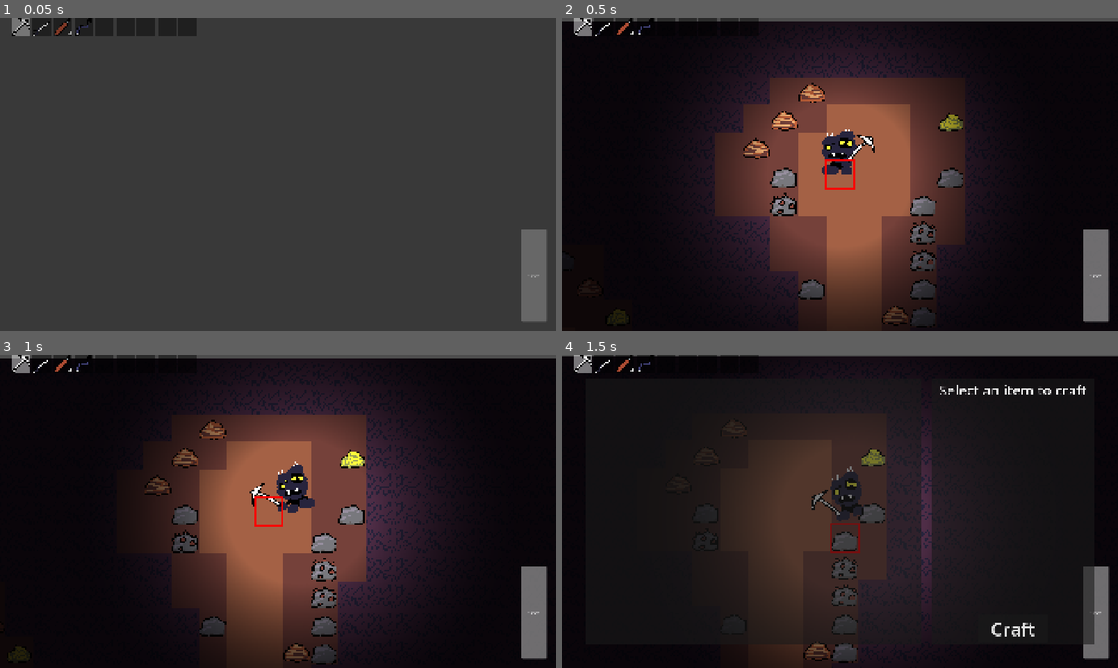
Above: before the commit, frames 1-4 (two rows, left to right).
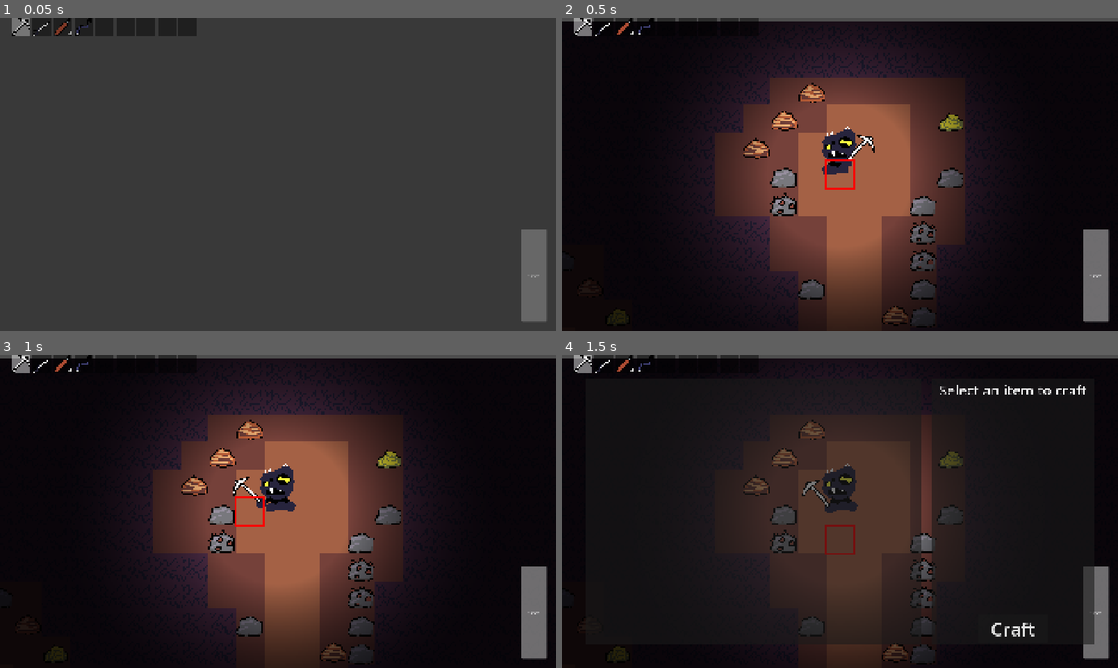
Above: after the commit, the same moments.

Repository: YuriPrickles/TumorMinerRework
Game: Godot game, scene res://Source/main.tscn
Two runs of this game, one before a commit and one after it. Both use one fixed random seed, a clock stepped at 60 frames per second and the inputs below.
Inputs (mouse positions are in pixels of both pictures, inside the frame that each line leads up to):
- Up to frame 1 (0.05 s): no input
- Up to frame 2 (0.5 s): no input
- Up to frame 3 (1 s): move the mouse to (27, 624) at 0.52 s; hold D (right) from 0.53 s (still down); right-click (27, 624) at 0.6 s; click (27, 624) at 0.67 s
- Up to frame 4 (1.5 s): move the mouse to (823, 649) at 1.27 s; release D (right) at 1.28 s; hold S (down) from 1.28 s (still down); tap E (crafting) at 1.35 s; click (823, 649) at 1.42 s

Frame 1 is identical in both runs. In frame 2, 0.1% of the frame differs, in the area x 46-56%, y 34-50%; in frame 3, 14%, in the area x 1-77%, y 12-99%; in frame 4, 7.4%.
Error after the commit: Invalid call. Nonexistent function 'get_children' in base 'Nil'. (res://Source/player.gd:124)

Commit message:
Basic Multi-Limb Visuals

Diff:
--- a/Source/Items/Parts/bat_leg.gd
+++ b/Source/Items/Parts/bat_leg.gd
@@ -5,6 +5,7 @@
 	super(stk)
 	heal_amount = 20
 	points = 2
+	part_type = "leg"
 
 func apply_effects(plr:Player):
 	plr.speed_mult += 1.05
--- a/Source/part.gd
+++ b/Source/part.gd
@@ -3,6 +3,8 @@
 
 var heal_amount:int
 var points:int
+
+var part_type:String
 
 func _init(stk:int = 1) -> void:
 	if get_item_class_name() != "Part":
--- a/Source/player.gd
+++ b/Source/player.gd
@@ -26,9 +26,13 @@
 #LIMBS
 @export_group("Limbs")
 
+@onready var limb_visual:PackedScene = preload("res://Source/Visuals/modular_limb.tscn")
+
 @export_subgroup("Arms")
 @export var ArmLeft:Node
+@export var AdditionalArmsLeft:Node
 @export var ArmRight:Node
+@export var AdditionalArmsRight:Node
 ## Default Arm Length While Aiming
 @export var arm_length:float = 70
 ## Default Arm Length When Using an Item
@@ -37,8 +41,10 @@
 
 @export_subgroup("Legs")
 @export var LegLeft:Node
+@export var AdditionalLegsLeft:Node
 @export var StepMarkerLeft:Node
 @export var LegRight:Node
+@export var AdditionalLegsRight:Node
 @export var StepMarkerRight:Node
 
 
@@ -85,8 +91,11 @@
 
 	#Arms
 	var arms = [ArmLeft, ArmRight]
+	var addt_arms = [AdditionalArmsLeft, AdditionalArmsRight]
 	var aim_direction = int(aim_to_mouse().x >= 0)
-	for arm in arms:
+	for i in arms.size():
+		var arm = arms[i]
+		var addt = addt_arms[i]
 		var side = arms.find(arm)
 		if side == aim_direction:
 			arm.apex_destination = aim_to_mouse() * active_arm_length
@@ -98,12 +107,24 @@
 				50
 			)
 
+		for child in addt.get_children():
+			var angle = PI / (arm.get_child_count() - child.get_index() + 1)
+			angle *= sign(side * 2 - 1)
+			child.apex_destination = arm.apex_destination.rotated(angle)
+
 	#Legs
 	var legs = [LegLeft, LegRight]
+	var addt_legs = [AdditionalLegsLeft, AdditionalLegsRight]
 	var steps = [StepMarkerLeft, StepMarkerRight]
 	for i in 2:
 		var dest = legs[i].get_local_destination(steps[i].global_position)
 		legs[i].apex_destination = dest
+
+		var addt = addt_legs[i]
+		for child in addt.get_children():
+			var angle = PI / (addt.get_child_count() - child.get_index() + 1)
+			angle *= sign(i * 2 - 1)
+			child.apex_destination = legs[i].apex_destination.rotated(angle)
 
 	if stagger_timer > 0:
 		stagger_timer -= delta
@@ -204,3 +225,65 @@
 	active_arm_length = arm_length_interact
 	await get_tree().create_timer(time).timeout
 	active_arm_length = arm_length
+
+func load_limb_visuals(limbs:Array):
+	var limb_visuals = [AdditionalArmsRight, AdditionalArmsRight]
+	# Clear limbs
+	for visual in limb_visuals:
+		for child in visual.get_children():
+			child.queue_free()
+
+	var iter_arms = 0
+	var iter_legs = 0
+	for i in limbs.size():
+		var limb_instance = limb_visual.instantiate()
+
+		var arms = [ArmLeft, ArmRight]
+		var legs = [LegLeft, LegRight]
+		var addt_arms = [AdditionalArmsLeft, AdditionalArmsRight]
+		var addt_legs = [AdditionalLegsLeft, AdditionalLegsRight]
+
+		var limbs_array = null
+		var addt = null
+
+		var side = 0
+		match limbs[i].part_type:
+			"arm":
+				limbs_array = arms
+				addt = addt_arms
+
+				side = iter_arms % 2
+
+				if iter_arms == 0:
+					ArmLeft.source_limb = limbs[i]
+					iter_arms += 1
+					continue
+				elif iter_arms == 1:
+					ArmRight.source_limb = limbs[i]
+					iter_arms += 1
+					continue
+
+				iter_arms += 1
+			"leg":
+				limbs_array = legs
+				addt = addt_legs
+
+				side = iter_legs % 2
+
+				if iter_legs == 0:
+					LegLeft.source_limb = limbs[i]
+					iter_legs += 1
+					continue
+				elif iter_legs == 1:
+					LegRight.source_limb = limbs[i]
+					iter_legs += 1
+					continue
+
+				iter_legs += 1
+
+		var parent = addt[side]
+		var limb = limbs_array[side]
+
+		parent.add_child(limb_instance)
+		limb_instance.Origin = limb.Origin
+		limb_instance.modulate.v = max(0, 1 - int( (i + 1) / 2) * 0.1)
--- a/Source/player.tscn
+++ b/Source/player.tscn
@@ -151,7 +151,7 @@
 &"walk": SubResource("Animation_dx03v")
 }
 
-[node name="Player" type="CharacterBody2D" unique_id=1289355168 node_paths=PackedStringArray("interact_range", "held_item", "hand_spot", "player_sprite", "ArmLeft", "ArmRight", "LegLeft", "StepMarkerLeft", "LegRight", "StepMarkerRight")]
+[node name="Player" type="CharacterBody2D" unique_id=1289355168 node_paths=PackedStringArray("interact_range", "held_item", "hand_spot", "player_sprite", "ArmLeft", "AdditionalArmsLeft", "ArmRight", "AdditionalArmsRight", "LegLeft", "StepMarkerLeft", "LegRight", "StepMarkerRight")]
 collision_mask = 126
 script = ExtResource("1_tfb11")
 interact_range = NodePath("InteractRange")
@@ -159,7 +159,9 @@
 hand_spot = NodePath("HandSpot")
 player_sprite = NodePath("PlayerSprite")
 ArmLeft = NodePath("ModularLimbs/ModularArmLeft")
+AdditionalArmsLeft = NodePath("ModularLimbs/ModularArmLeft/AdditionalArmsLeft")
 ArmRight = NodePath("ModularLimbs/ModularArmRight")
+AdditionalArmsRight = NodePath("ModularLimbs/ModularArmRight/AdditionalArmsRight")
 LegLeft = NodePath("ModularLimbs/ModularLegLeft")
 StepMarkerLeft = NodePath("PlayerSprite/LimbOrigins/StepLeft")
 LegRight = NodePath("ModularLimbs/ModularLegRight")
@@ -207,9 +209,15 @@
 position = Vector2(-16, -29)
 Origin = NodePath("../../PlayerSprite/LimbOrigins/ShoulderLeft")
 
+[node name="AdditionalArmsLeft" type="Node2D" parent="ModularLimbs/ModularArmLeft" unique_id=1297233594]
+show_behind_parent = true
+
 [node name="ModularArmRight" parent="ModularLimbs" unique_id=2084398380 node_paths=PackedStringArray("Origin") instance=ExtResource("4_h6ae0")]
 position = Vector2(16, -29)
 Origin = NodePath("../../PlayerSprite/LimbOrigins/ShoulderRight")
+
+[node name="AdditionalArmsRight" type="Node2D" parent="ModularLimbs/ModularArmRight" unique_id=835203458]
+show_behind_parent = true
 
 [node name="ModularLegLeft" parent="ModularLimbs" unique_id=1095512394 node_paths=PackedStringArray("Origin") instance=ExtResource("4_h6ae0")]
 position = Vector2(-16, -29)
